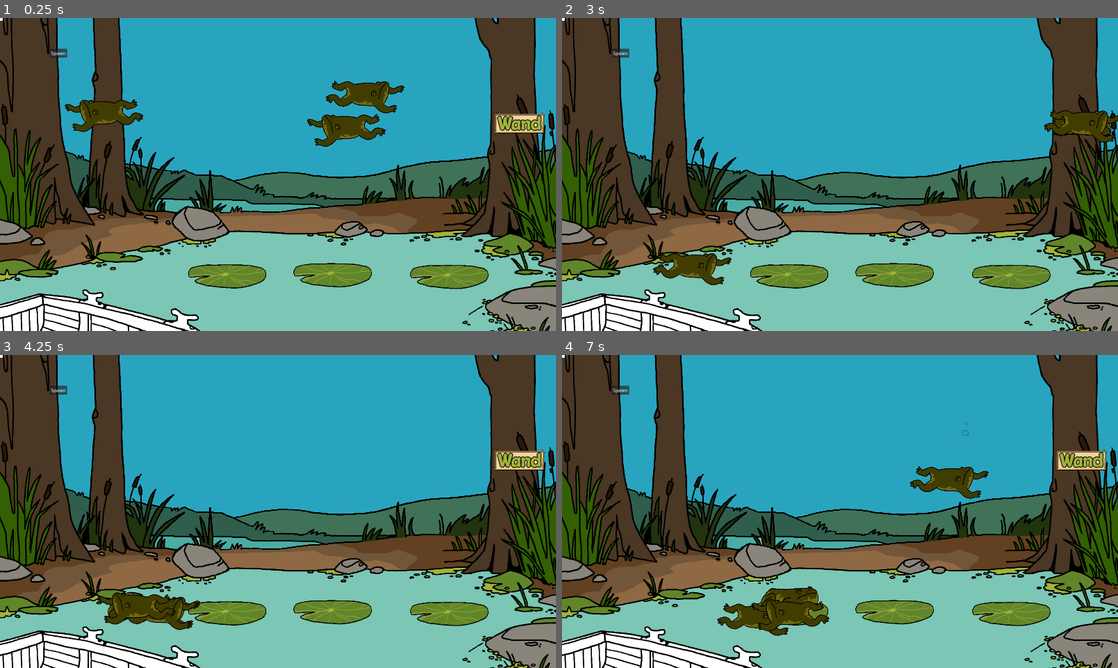
Above: before the commit, frames 1-4 (two rows, left to right).
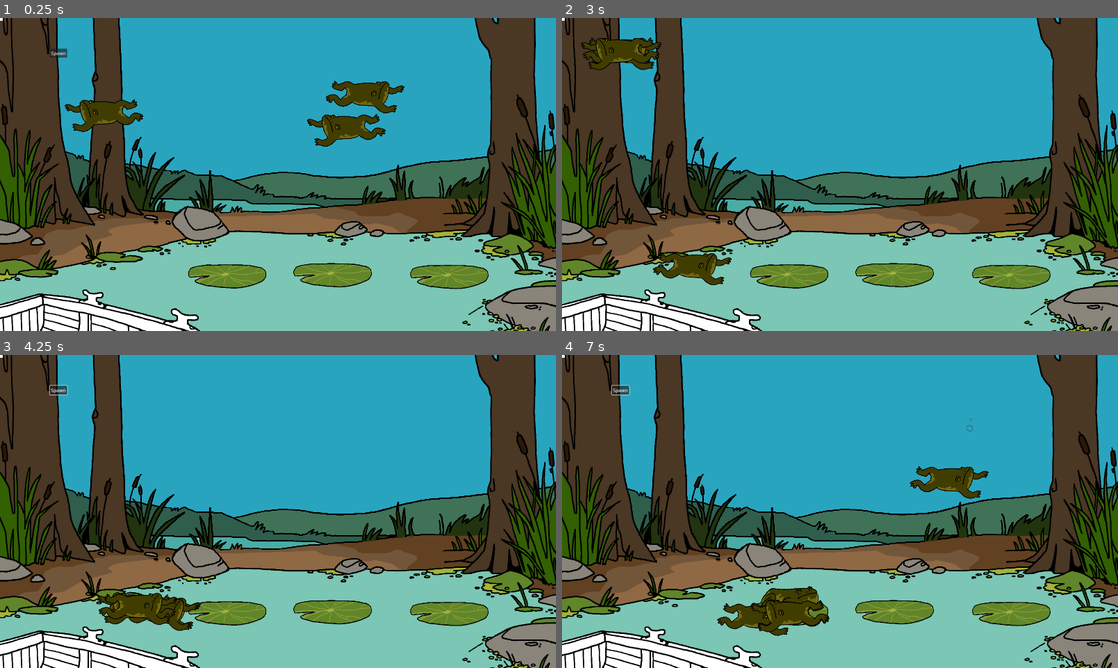
Above: after the commit, the same moments.

Repository: NotTom31/FroggeeToadems
Game: Godot game, scene res://Scenes/Levels/Test/Main-Scene-Evan.tscn
Same seed, same stepped clock (60 frames per second), same inputs: the game is played once before the commit and once after it. This scene is started directly instead of the project's main scene.
Inputs (mouse positions are in pixels of both pictures, inside the frame that each line leads up to):
- Up to frame 1 (0.25 s): no input
- Up to frame 2 (3 s): drag from (906, 161) to (828, 93) at 0.52 s; drag from (906, 259) to (828, 93) at 1.27 s; click "Spawn" at 2 s; click "Wand" (after the commit: "Spawn") at 2.75 s
- Up to frame 3 (4.25 s): move the mouse to (133, 608) at 3.52 s; hold Right (ui_right) from 3.53 s (still down); hold Right mouse button (magic_equip) from 3.53 s (still down); click (133, 608) at 3.67 s
- Up to frame 4 (7 s): release Right (ui_right) at 4.25 s; release Right mouse button (magic_equip) at 4.25 s; drag from (701, 608) to (895, 614) at 4.27 s; drag from (895, 614) to (867, 511) at 5.02 s; drag from (895, 596) to (739, 614) at 5.77 s; move the mouse to (789, 614) at 6.52 s; hold Down (ui_down) from 6.53 s (still down); tap 1 (basic_spawn) at 6.6 s; click (789, 614) at 6.67 s

The runs differ from the first frame. In frame 1, 0.5% of the frame differs, in the area x 88-98%, y 30-38%; in frame 2, 2.0%, in the area x 3-100%, y 6-40%; in frame 3, 1.1%; in frame 4, 0.8%.
Error in both runs: Invalid assignment of property or key 'visible' with value of type 'bool' on a base object of type 'null instance'. (res://Code/Managers/LevelManager.gd:19)

Commit message:
removed wand button, tweaked tropical frog particle behavior

Diff:
--- a/Scenes/Frogs/FrogTypes/tropical_frog.tscn
+++ b/Scenes/Frogs/FrogTypes/tropical_frog.tscn
@@ -87,7 +87,7 @@
 
 [node name="TropicalFrog" instance=ExtResource("1_kqv0n")]
 type = 1
-particle_damping = 15.0
+particle_amt = 10
 
 [node name="FrogSwim" parent="StateMachine" index="0"]
 move_speed_x = 240
--- a/Scenes/UI/Wand.tscn
+++ b/Scenes/UI/Wand.tscn
@@ -11,6 +11,7 @@
 grow_vertical = 2
 
 [node name="Button" parent="." instance=ExtResource("1_hdvb6")]
+visible = false
 layout_mode = 0
 theme_override_colors/font_disabled_color = Color(0.635294, 0.705882, 0.223529, 1)
 theme_override_colors/font_hover_pressed_color = Color(0.635294, 0.705882, 0.223529, 1)
